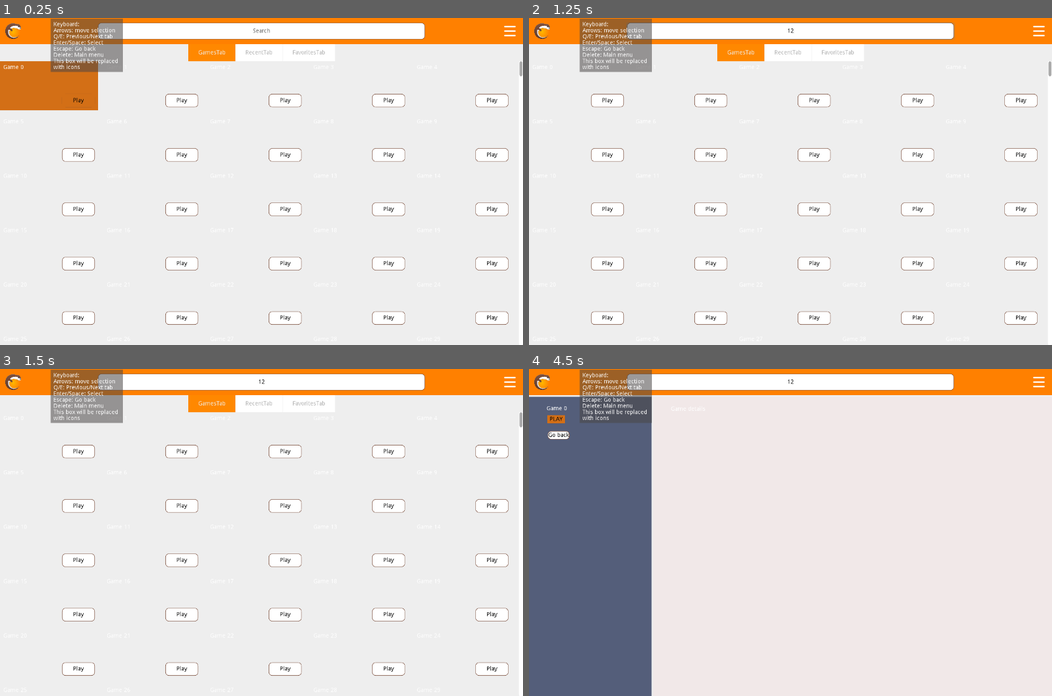
Above: before the commit, frames 1-4 (two rows, left to right).
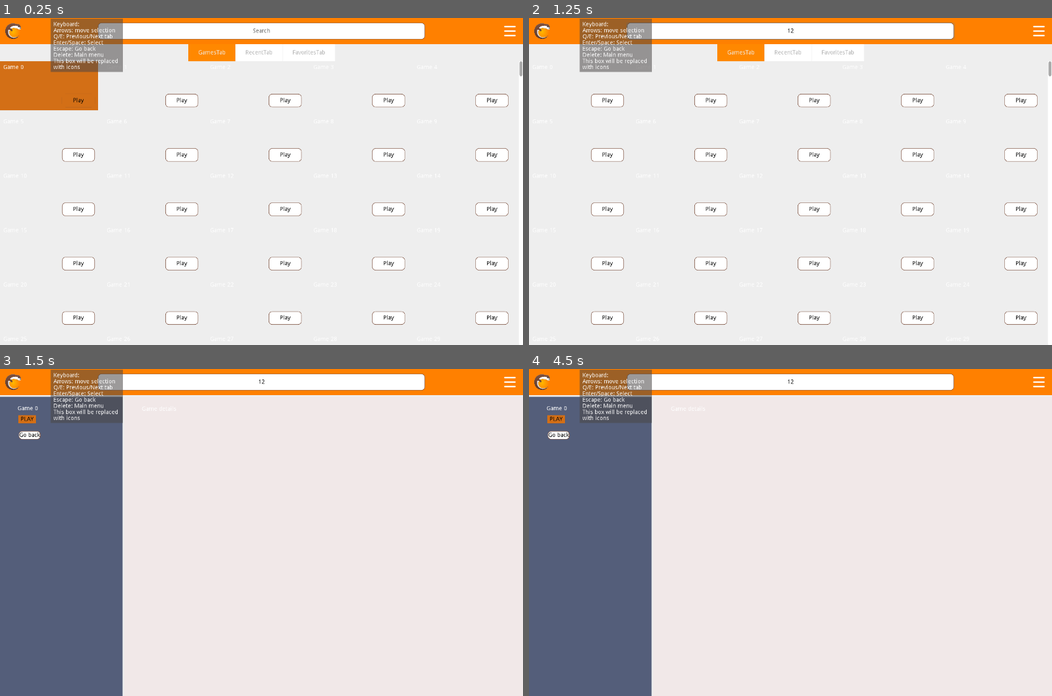
Above: after the commit, the same moments.

Repository: Buri/lutris-gamepad-ui
Game: Godot game, scene res://components/root/root.tscn
The game is run twice, just before and just after one commit, with the same random seed, the same clock (stepped at 60 frames per second) and the same inputs.
Inputs (mouse positions are in pixels of both pictures, inside the frame that each line leads up to):
- Up to frame 1 (0.25 s): no input
- Up to frame 2 (1.25 s): click (790, 31) at 0.52 s; type "12" at 0.6 s
- Up to frame 3 (1.5 s): click (47, 437) at 1.27 s
- Up to frame 4 (4.5 s): click (581, 450) at 2.02 s; click (555, 418) at 2.75 s, where only the run after the commit has a clickable "PLAY"; click (555, 418) at 3.5 s, where only the run after the commit has a clickable "PLAY"; click (607, 450) at 4.25 s, where only the run before the commit has a clickable "Play"

Frames 1-2 are identical in both runs. In frame 3, 23% of the frame differs, in the area x 0-100%, y 8-100%; in frame 4, nothing differs.

Commit message:
GameButton: select_game signal when image is pressed

Diff:
--- a/components/game_button/game_button.gd
+++ b/components/game_button/game_button.gd
@@ -1,6 +1,9 @@
 extends Control
 
 signal select_game
+signal play_game
+signal select_launcher_icon
+
 var game_name: String setget set_game_name
 var is_active := false
 var textures = {}
@@ -65,7 +68,13 @@
 	$ButtonPlay.grab_focus()
 
 func _on_ButtonPlay_pressed():
+	emit_signal("play_game")
+
+func _on_ButtonBanner_pressed():
 	emit_signal("select_game")
+
+func _on_ButtonLauncherIcon_pressed():
+	emit_signal("select_launcher_icon")
 
 func _on_focused():
 	if get_index() != 0:
--- a/components/game_button/game_button.tscn
+++ b/components/game_button/game_button.tscn
@@ -70,6 +70,8 @@
 "_edit_use_anchors_": false
 }
 
+[connection signal="pressed" from="ButtonBanner" to="." method="_on_ButtonBanner_pressed"]
+[connection signal="pressed" from="ButtonLauncherIcon" to="." method="_on_ButtonLauncherIcon_pressed"]
 [connection signal="focus_entered" from="ButtonPlay" to="." method="_on_focused"]
 [connection signal="focus_exited" from="ButtonPlay" to="." method="_on_unfocused"]
 [connection signal="pressed" from="ButtonPlay" to="." method="_on_ButtonPlay_pressed"]
